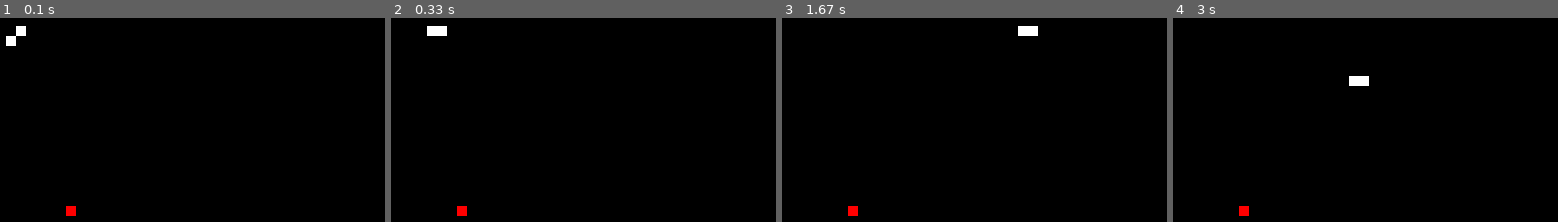
Above: before the commit, frames 1-4 (left to right).
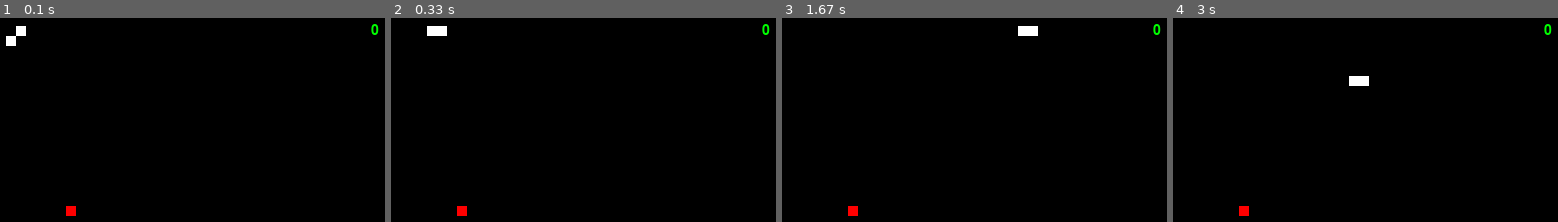
Above: after the commit, the same moments.

Repository: jimmynando/snakePygame
Game: pygame game, started from index.py
The game is run twice, just before and just after one commit, with the same random seed, the same clock (stepped at 60 frames per second) and the same inputs.
Inputs:
- Up to frame 1 (0.1 s): no input
- Up to frame 2 (0.33 s): no input
- Up to frame 3 (1.67 s): no input
- Up to frame 4 (3 s): hold Left 1.83-2.37 s; hold Down 2.4-2.7 s; hold Left from 2.73 s (still down)

The runs differ from the first frame. In frame 1, less than 0.1% of the frame differs, in the area x 96-99%, y 2-9%; in frame 2, less than 0.1%; in frame 3, less than 0.1%; in frame 4, less than 0.1%.

Commit message:
contador adicionado

Diff:
--- a/index.py
+++ b/index.py
@@ -4,7 +4,9 @@
 from random import *
 
 pygame.init()
-screen = pygame.display.set_mode((400, 300))
+x = 400
+y = 300
+screen = pygame.display.set_mode((x, y))
 done = False
 
 direction = "RIGHT"
@@ -20,6 +22,9 @@
 colorEnemy = (255, 0, 0)
 enemy = pygame.Surface((10, 10))
 enemy.fill(colorEnemy)
+
+font = pygame.font.Font("freesansbold.ttf", 14)
+points = 0
 
 clock = pygame.time.Clock()
 
@@ -61,6 +66,7 @@
     screen.fill((0, 0, 0))
 
     if (snakeBody[0][0], snakeBody[0][1]) == (xEnemy, yEnemy):
+        points += 10
         updateEnemy()
         newPeace = (
             snakeBody[len(snakeBody) - 1][0],
@@ -77,6 +83,8 @@
         screen.blit(snake, pos)
 
     screen.blit(enemy, (xEnemy, yEnemy))
+    screen.blit(font.render(str(points), True, (0, 255, 0)), (375, 7))
 
     clock.tick(15)
     pygame.display.update()
+    pygame.display.set_caption("Snake")
